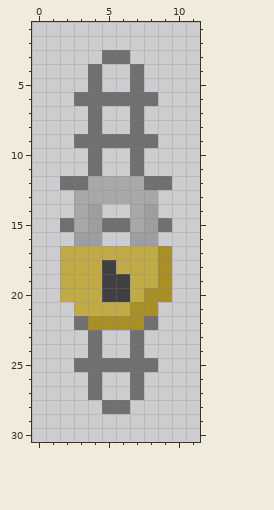
Two versions of one pixel-art sprite, Textures/Adventure/blocks/door_lock.png. That is the earlier state.
The file is 32x32 pixels. Shown: x 0..11, y 1..30.
The same view after the edit:
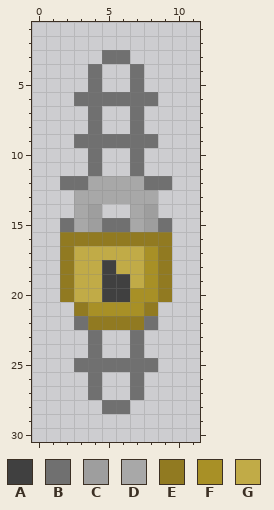
Palette (. is transparent): A #404040  B #707070  C #9e9e9e  D #a8a8a8  E #917a21  F #a89026  G #c1ab47
From old to new:
Colour E now appears in row 16 at x 2, 5 to 6 and 9.
The author changed colour C to colour E in row 16 at x 3 to 4 and 7 to 8.
The author changed colour F to colour E in rows 17 to 20 at x 9; in row 21 at x 8; in row 22 at x 4 to 7.
The author changed colour G to colour E in rows 17 to 20 at x 2; in row 21 at x 3.
The author changed colour G to colour F in rows 17 to 19 at x 8; in row 20 at x 7; in row 21 at x 4 to 6.
Where, in picture pixels (left, top, right, bottom), the same in both pictures:
changed: (60, 232, 172, 330)
